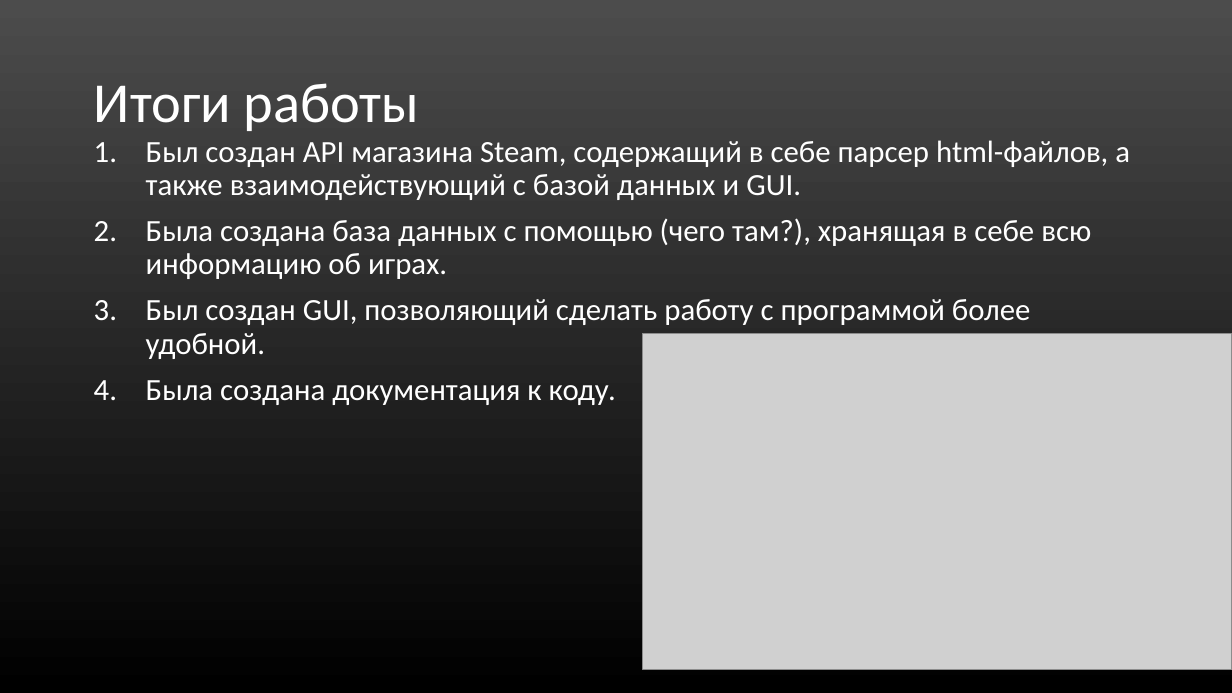
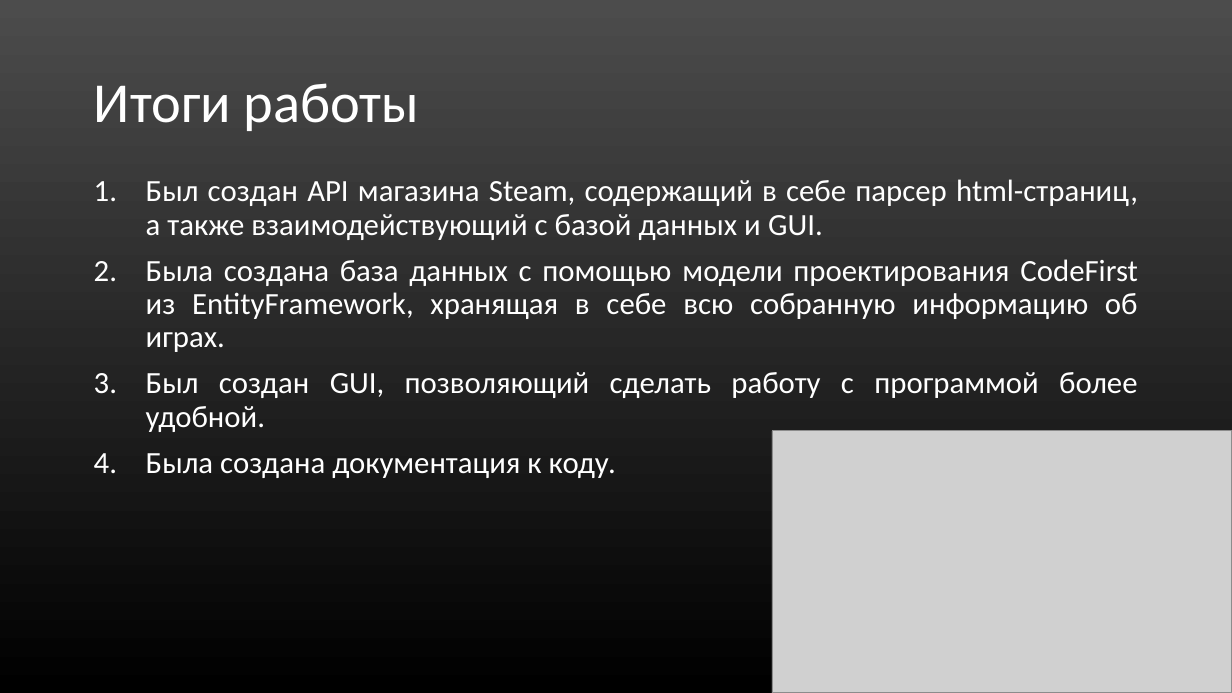
Before and after one commit to Mr-Dm1try/SteamCardsFarmer, a slide deck: slide 12 of Презентация_Помойки.ppt (slide 13 before the commit). Drawn at 1232x693 pixels with LibreOffice and Linux fonts; fonts in the diff are those of the drawing; grey boxes stand for pictures. Boxes give left, top, right and bottom in pixels: in the first picture for what was removed or moved away, otherwise in the second. Text is boxed around its words. In the diff, an @@ line names an element or a change of style, - is before the commit and + after.

```diff
--- a/Презентация_Помойки.ppt
+++ b/Презентация_Помойки.ppt
@@ text "Был создан API магазина Steam, ...": place and size @@
-text "Был создан API магазина Steam, ..." at (146,140,1130,405)
+text "Был создан API магазина Steam, ..." at (146,179,1138,478)
@@ text at (146,179,1138,352): text changed @@
-1. Был создан API магазина Steam, содержащий в себе парсер html-файлов, а также взаимодействующий с базой данных и GUI.
-2. Была создана база данных с помощью (чего там?), хранящая в себе всю информацию об играх.
+1. Был создан API магазина Steam, содержащий в себе парсер html-страниц, а также взаимодействующий с базой данных и GUI.
+2. Была создана база данных с помощью модели проектирования CodeFirst из EntityFramework, хранящая в себе всю собранную информацию об играх.
@@ text at (146,372,1137,432): alignment left to justified @@
@@ picture: place and size @@
-picture at (643,333,1232,669)
+picture at (772,430,1232,693)
```
Also in this commit, not shown: 7 other slides changed, 2 slides added, 3 slides removed.
